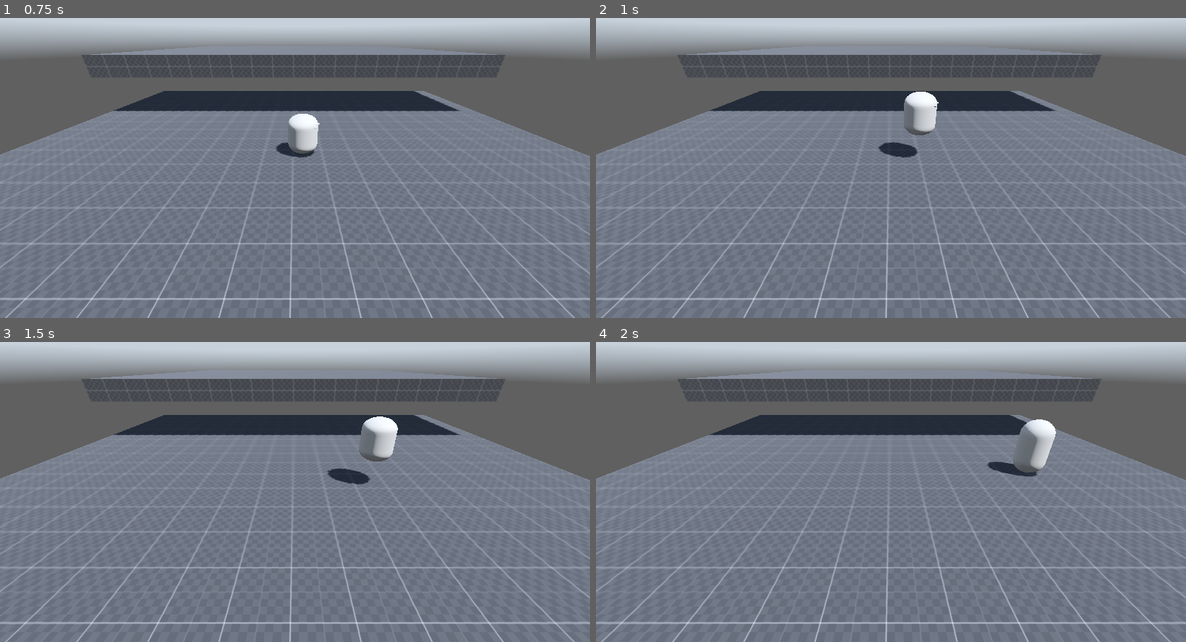
Above: before the commit, frames 1-4 (two rows, left to right).
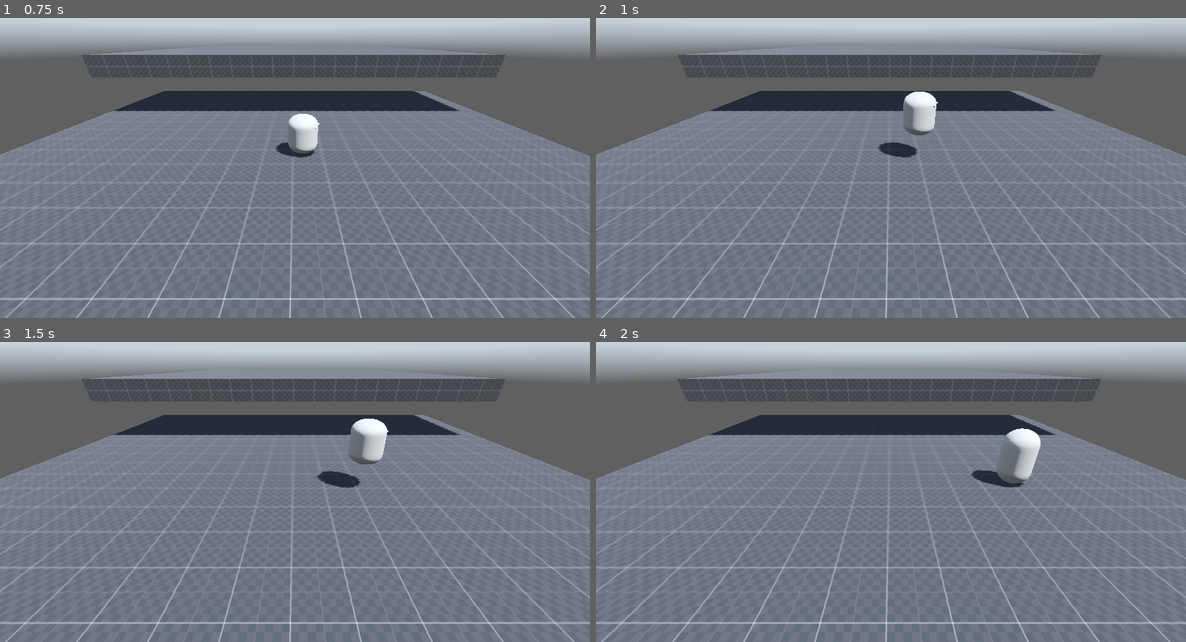
Above: after the commit, the same moments.

Repository: minty26/Godot-3d-Game
Game: Godot game, scene res://scenes/main.tscn
Same seed, same stepped clock (60 frames per second), same inputs: the game is played once before the commit and once after it. A sky picture missing from this copy of the repository is replaced by a grey-blue gradient.
Inputs (mouse positions are in pixels of both pictures, inside the frame that each line leads up to):
- Up to frame 1 (0.75 s): tap Enter at 0.5 s; move the mouse to (324, 150) at 0.52 s; hold W (forward) from 0.53 s (still down); hold Ctrl (crouch) from 0.53 s (still down)
- Up to frame 2 (1 s): keep holding W (forward); keep holding Ctrl (crouch); tap Space (jump) at 0.77 s
- Up to frame 3 (1.5 s): keep holding W (forward); move the mouse to (265, 477) at 1.27 s; release Ctrl (crouch) at 1.28 s; tap Ctrl (crouch) at 1.35 s
- Up to frame 4 (2 s): keep holding W (forward); tap Space (jump) at 1.52 s

Frame 1 is identical in both runs. In frame 2, less than 0.1% of the frame differs, in the area x 47-59%, y 24-46%; in frame 3, 1.2%; in frame 4, 1.6%, in the area x 63-78%, y 25-49%.

Commit message:
improved jump mechanics
- jump continues in the direction jumped
- no control of jump mid-air (feature)
- added short stumble animation thing on each fall (as requested earlier)

Diff:
--- a/scripts/player.gd
+++ b/scripts/player.gd
@@ -16,18 +16,25 @@
 const walking_speed = 5.0
 const sprinting_speed = 8.0
 const crouching_speed = 2.8
+const crouching_height = 0.7
+const fall_height = 0.8
+
+# weird bug where the player falls even though hes on the floor then does the fall animation on startup
+# just fixed it with this brah what can i say...
+var first_fall = true
+
+const slide_factor = 0.1
+var cached_speed: Vector3
 
 const jump_velocity = 4.5
+var just_hit_floor = false
 
 const mouse_sense = 0.3
-
-const crouching_height = 0.7
-
 var lerp_speed = 10.0
-
 var direction = Vector3.ZERO
-
-var crouching_depth = -0.5
+const turn_weight = 0.5
+
+
 
 # Get the gravity from the project settings to be synced with RigidBody nodes.
 var gravity = ProjectSettings.get_setting("physics/3d/default_gravity")
@@ -37,6 +44,7 @@
 
 func _ready():
 	Input.set_mouse_mode(Input.MOUSE_MODE_CAPTURED)
+
 
 func _input(event):
 	if event is InputEventMouseMotion:
@@ -47,6 +55,8 @@
 var is_crouching = false
 var in_the_process_of_crouching = false
 var in_the_process_of_uncrouching = false
+var in_the_process_of_fall_recovering = false
+var tf = 0.0
 var t = 0.0
 var current_scale : Vector3
 var crouch_in_air_count = 0
@@ -65,8 +75,13 @@
 		is_crouching = false
 		current_scale = player.get_scale()
 
+func setFallRecovery():
+	tf = 0.0
+	in_the_process_of_fall_recovering = true
+	current_scale = player.get_scale()
+
 func _physics_process(delta):
-
+	print(velocity)
 	if Input.is_action_just_pressed("perspective"):
 		cameraCycle[cameraActive].current = false
 		if cameraActive+1 > len(cameraCycle)-1:
@@ -97,6 +112,14 @@
 
 	# tweakable
 	var local_crouch_speed = 0.1 / delta
+	var local_fall_recovery_speed = 0.1 / delta
+
+	if in_the_process_of_fall_recovering:
+		tf += local_fall_recovery_speed * delta
+		player.set_scale(Vector3(1.0,lerp(current_scale.y, fall_height, tf),1.0))
+		if tf >= 1.0:
+			in_the_process_of_fall_recovering = false
+			just_hit_floor = false
 
 	# pressing control and going into crouch
 	if in_the_process_of_crouching:
@@ -118,7 +141,7 @@
 			crouch_in_air_count += 1
 
 	# released control, and going into a standing position
-	elif in_the_process_of_uncrouching:
+	elif in_the_process_of_uncrouching and not in_the_process_of_fall_recovering:
 		if raycast.is_colliding():
 			setCrouch(true)
 		# start 'animation'
@@ -160,6 +183,7 @@
 	if not is_on_floor():
 		velocity.y -= gravity * delta
 
+
 	# Handle jump.
 	if Input.is_action_just_pressed("jump") and is_on_floor():
 		velocity.y = jump_velocity
@@ -169,11 +193,28 @@
 	var input_dir = Input.get_vector("left", "right", "forward", "backward")
 	direction = lerp(direction,(transform.basis * Vector3(input_dir.x, 0, input_dir.y)).normalized(),delta*lerp_speed)
 
-	if direction:
-		velocity.x = direction.x * current_speed
-		velocity.z = direction.z * current_speed
+
+	if is_on_floor():
+		if not just_hit_floor and abs(cached_speed.y) > 0:
+			if not first_fall:
+				setFallRecovery()
+				just_hit_floor = true
+			if first_fall:
+				first_fall = false
+
+		if input_dir:
+			velocity.x = direction.x * current_speed
+			velocity.z = direction.z * current_speed
+			cached_speed = velocity
+		if not input_dir:
+			velocity.x = 0.9 * cached_speed.x
+			velocity.z = 0.9 * cached_speed.z
+			cached_speed = velocity
+
 	else:
-		velocity.x = move_toward(velocity.x, 0, current_speed)
-		velocity.z = move_toward(velocity.z, 0, current_speed)
+		cached_speed = velocity
+
+
+
 
 	move_and_slide()
Not shown, added: scenes/mai40DC.tmp
Not shown, added: scenes/maiA1E4.tmp
Not shown, added: scenes/pla1E6F.tmp
Not shown, added: scenes/plaCF52.tmp
Not shown, added: scenes/plaD1A.tmp
